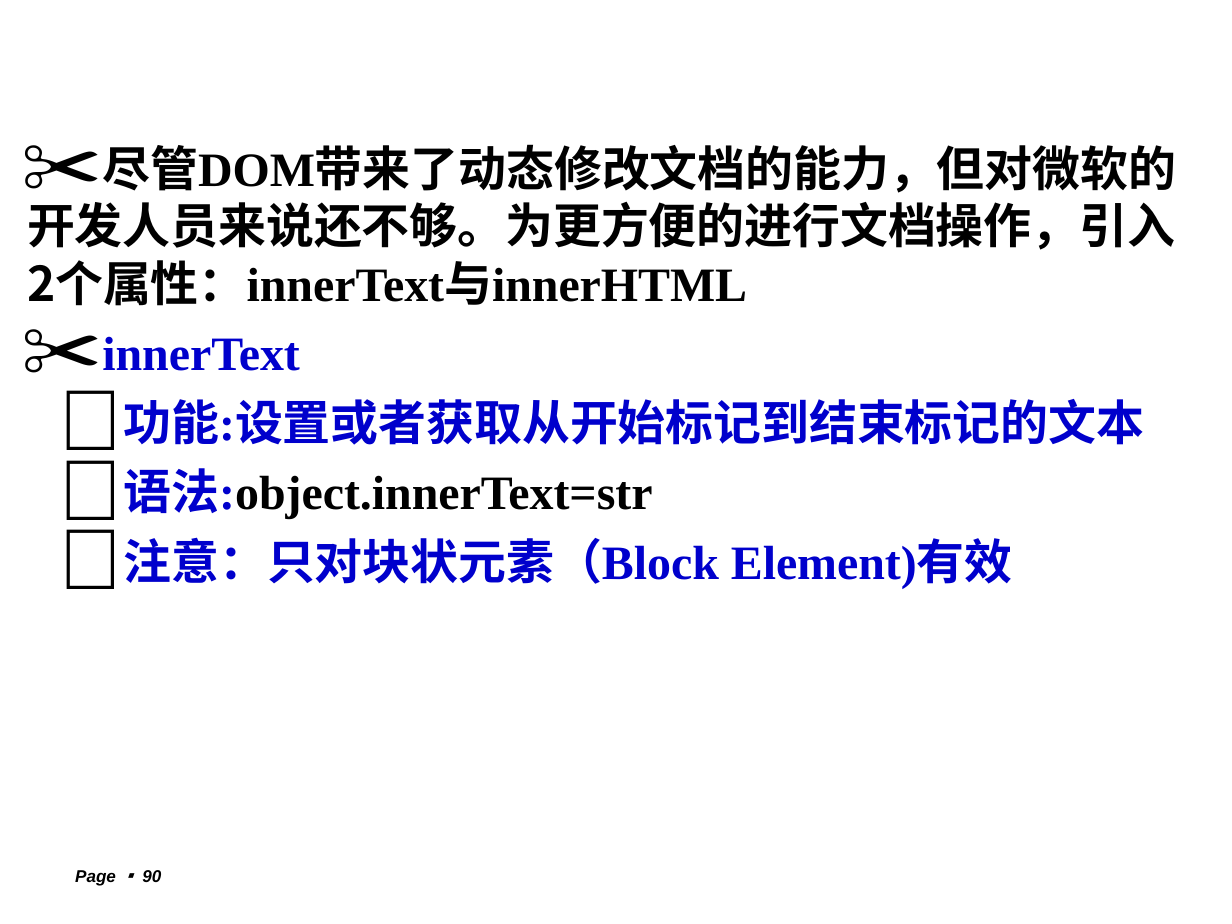
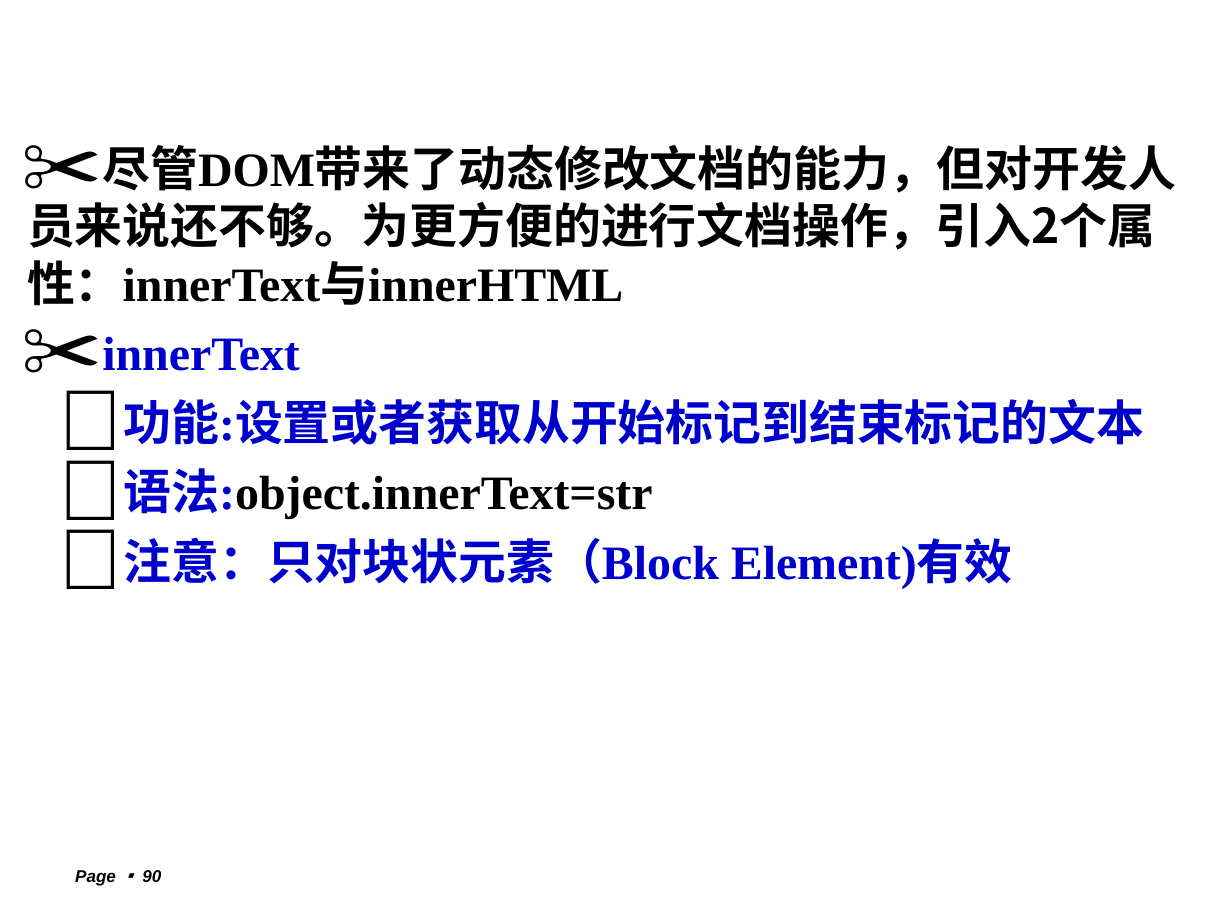
Before and after one commit to lxn56975/webdev, a slide deck: slide 90 of Chapter4Javascript.ppt. Drawn at 1232x924 pixels with LibreOffice and Linux fonts; fonts in the diff are those of the drawing; background and template pictures are left out. Boxes give left, top, right and bottom in pixels: in the first picture for what was removed or moved away, otherwise in the second. Text is boxed around its words. In the diff, an @@ line names an element or a change of style, - is before the commit and + after.

Commit message:
修改第四章Javascript

```diff
--- a/Chapter4Javascript.ppt
+++ b/Chapter4Javascript.ppt
@@ text at bbox=[27, 144, 1176, 306]: text changed @@
-✂ 尽管DOM带来了动态修改文档的能力，但对微软的开发人员来说还不够。为更方便的进行文档操作，引入2个属性：innerText与innerHTML
+✂ 尽管DOM带来了动态修改文档的能力，但对开发人员来说还不够。为更方便的进行文档操作，引入2个属性：innerText与innerHTML
```
Also in this commit, not shown: 5 other slides changed.
